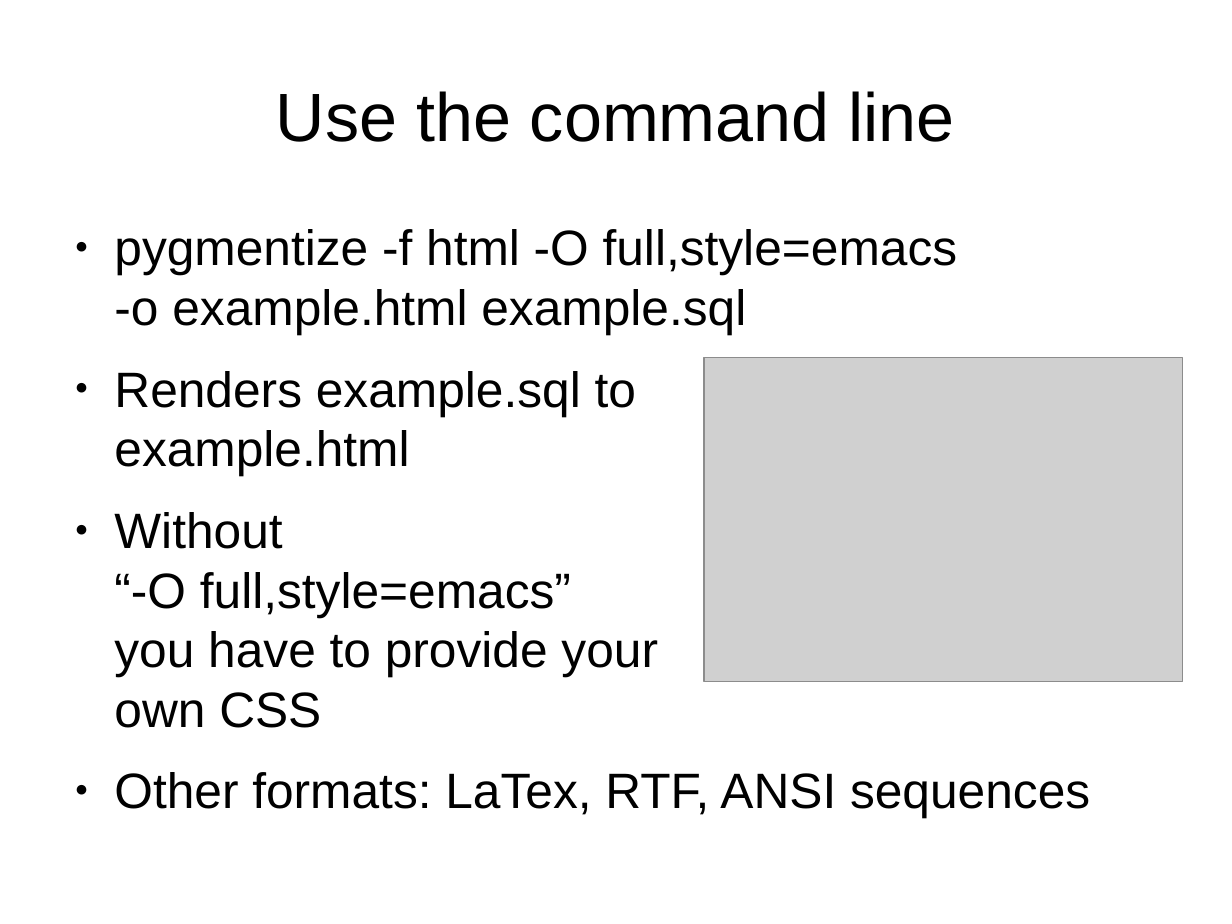
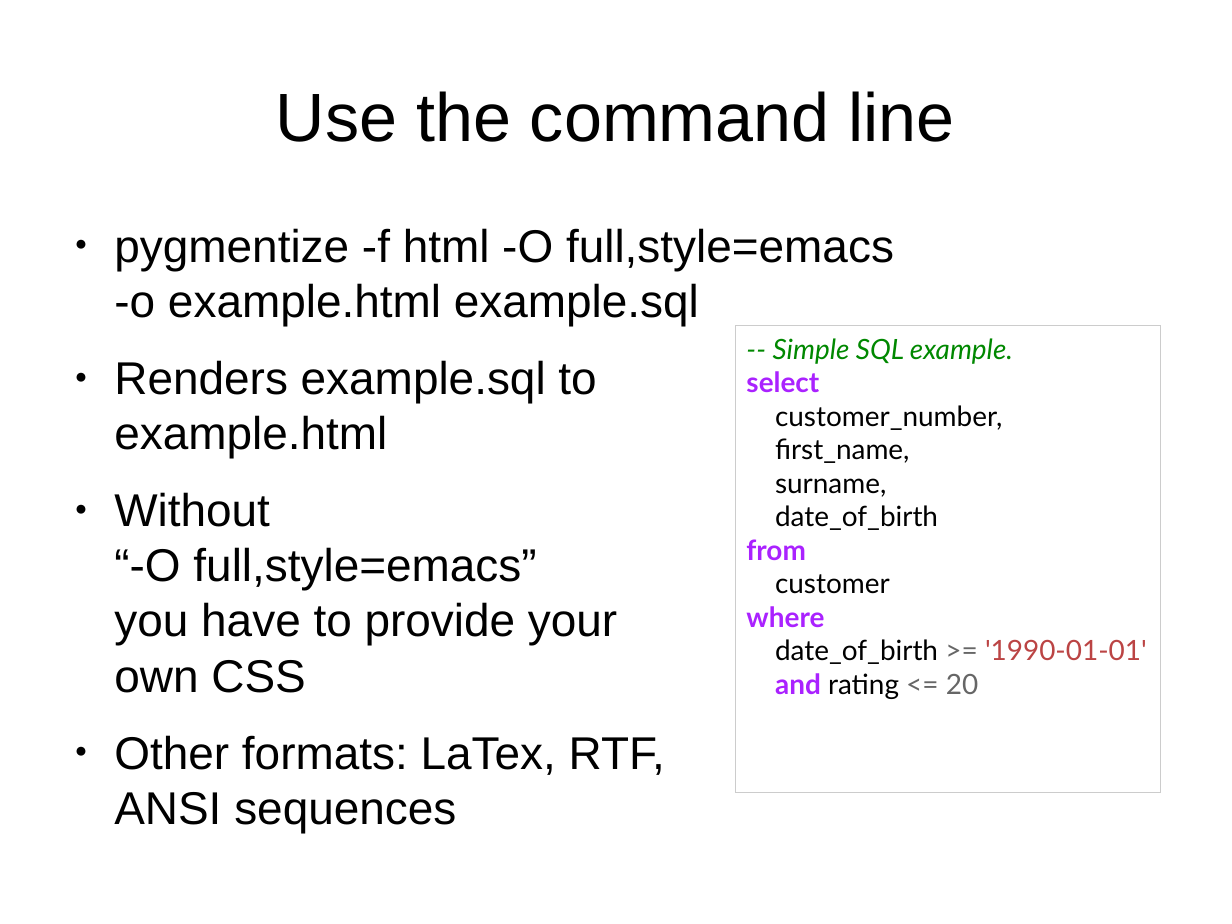
Before and after one commit to roskakori/talks, a slide deck: slide 8 of pygraz/pygments/Introduction to Pygments.odp. Drawn at 1232x924 pixels with LibreOffice and Linux fonts; fonts in the diff are those of the drawing; grey boxes stand for pictures. Boxes give left, top, right and bottom in pixels: in the first picture for what was removed or moved away, otherwise in the second. Text is boxed around its words. In the diff, an @@ line names an element or a change of style, - is before the commit and + after.

Commit message:
* Added slides for stepwise development of an own lexer. * Changed syntax highlighted Python code from HTML screenshot to inline RTF to enable copy & paste.

```diff
--- a/pygraz/pygments/Introduction to Pygments.odp
+++ b/pygraz/pygments/Introduction to Pygments.odp
@@ text "pygmentize -f html -O full,style=emacs ..." at <box>114,228,894,775</box>: size 32 to 29.6 pt @@
@@ rectangle added at <box>736,325,1160,793</box>, outline #CCCCCC 0 pt, 18 pt, text #000000 @@
+-- Simple SQL example.
+select
+customer_number,
+first_name,
+surname,
+date_of_birth
+from
+customer
+where
+date_of_birth >= '1990-01-01'
+and rating <= 20
@@ picture removed at <box>704,358,1183,682</box> @@
```
Also in this commit, not shown: 8 other slides changed, 14 slides added, 2 slides removed, 5 other files.
